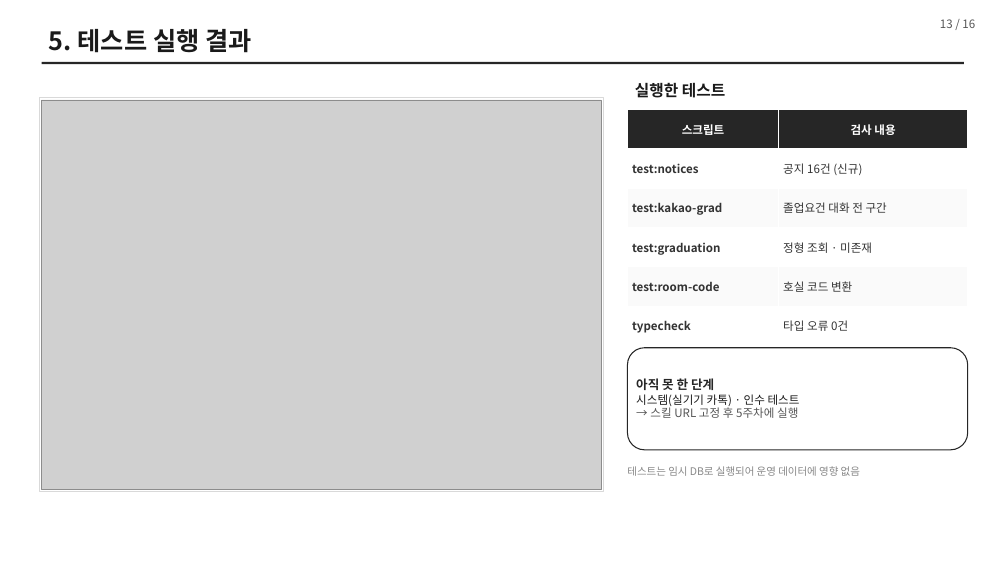
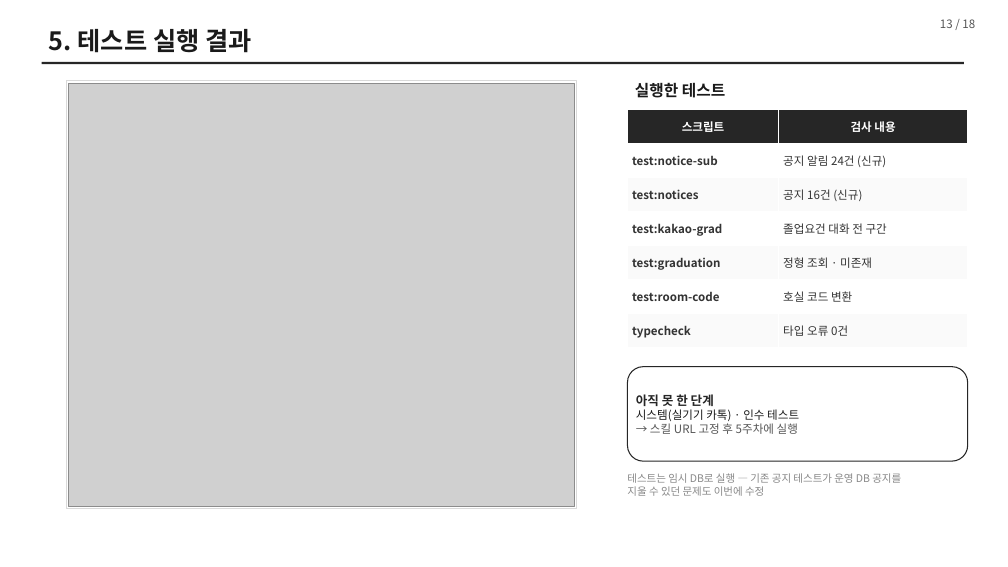
Before and after one commit to jaewonkyoung-alt/wise-faq-bot, a slide deck: slide 13 of slides/2021212843_경재원_4주차_진행보고.pptx. Drawn at 1008x567 pixels with LibreOffice and Linux fonts; fonts in the diff are those of the drawing; grey boxes stand for pictures. Boxes give left, top, right and bottom in pixels: in the first picture for what was removed or moved away, otherwise in the second. Text is boxed around its words. In the diff, an @@ line names an element or a change of style, - is before the commit and + after.

```diff
--- a/slides/2021212843_경재원_4주차_진행보고.pptx
+++ b/slides/2021212843_경재원_4주차_진행보고.pptx
@@ rectangle: place and size @@
-rectangle at <box>39,98,603,492</box>
+rectangle at <box>66,81,576,509</box>
@@ picture: place and size @@
-picture at <box>42,100,601,490</box>
+picture at <box>68,83,574,507</box>
@@ table at <box>628,110,968,348</box> @@
+row 2: test:notice-sub | 공지 알림 24건 (신규)
@@ rounded rectangle "아직 못 한 단계": place and size @@
-rounded rectangle "아직 못 한 단계" at <box>628,348,968,450</box>
+rounded rectangle "아직 못 한 단계" at <box>628,367,968,461</box>
@@ text at <box>627,473,901,496</box>: text changed @@
-테스트는 임시 DB로 실행되어 운영 데이터에 영향 없음
+테스트는 임시 DB로 실행 — 기존 공지 테스트가 운영 DB 공지를
+지울 수 있던 문제도 이번에 수정
```
Also in this commit, not shown: 13 other slides changed, 4 slides added, 2 slides removed, 14 other files.
